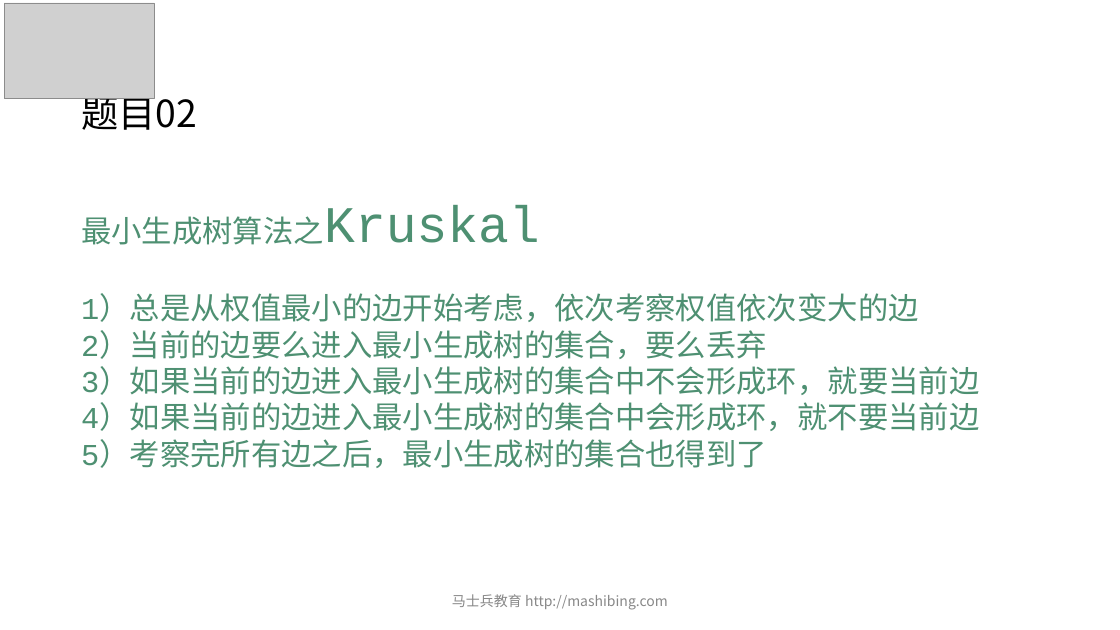
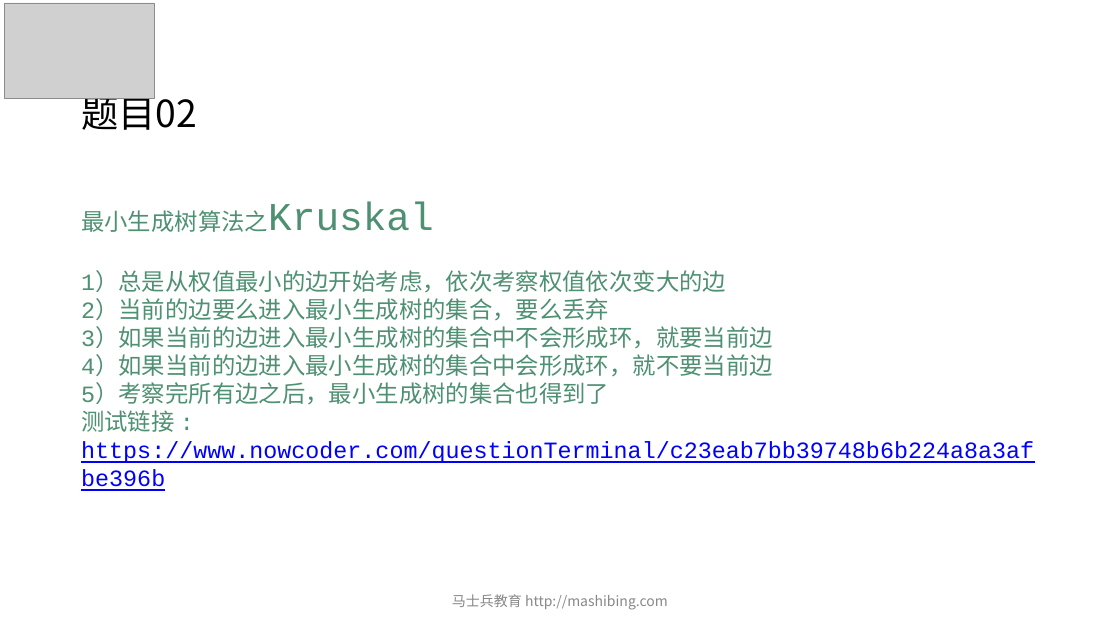
Before and after one commit to algorithmzuo/mca-algorithm-problems, a slide deck: slide 4 of 第03期/ppt/powerpoint/第07节.pptx. Drawn at 1120x630 pixels with LibreOffice and Linux fonts; fonts in the diff are those of the drawing; grey boxes stand for pictures. Boxes give left, top, right and bottom in pixels: in the first picture for what was removed or moved away, otherwise in the second. Text is boxed around its words. In the diff, an @@ line names an element or a change of style, - is before the commit and + after.

```diff
--- a/第03期/ppt/powerpoint/第07节.pptx
+++ b/第03期/ppt/powerpoint/第07节.pptx
@@ text at [81,202,773,404]: size 26 to 20 pt in "最小生成树算法之Kruskal", "1）总是从权值最小的边开始考虑，依次考察权值依次变大的边", "2）当前的边要么进入最小生成树的集合，要么丢弃", "3）如果当前的边进入最小生成树的集合中不会形成环，就要当前边" and 2 more places; size 44 to 33.9 pt in "最小生成树算法之Kruskal" @@
@@ text at [81,410,1034,463]: paragraph added @@
+测试链接 : https://www.nowcoder.com/questionTerminal/c23eab7bb39748b6b224a8a3afbe396b
```
Also in this commit, not shown: 5 other slides changed, 3 other files.
